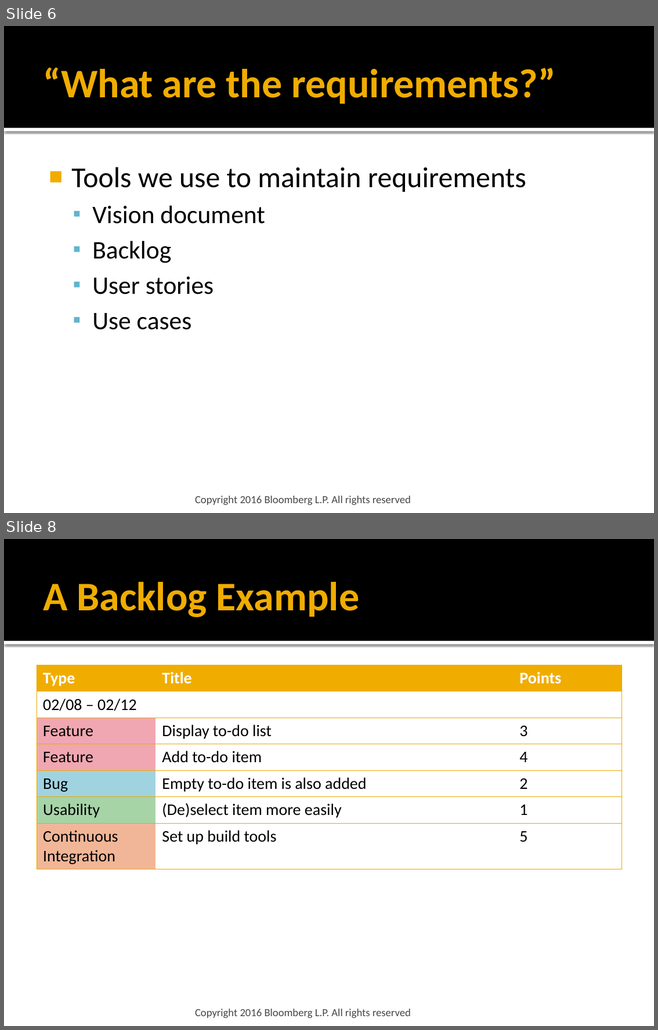
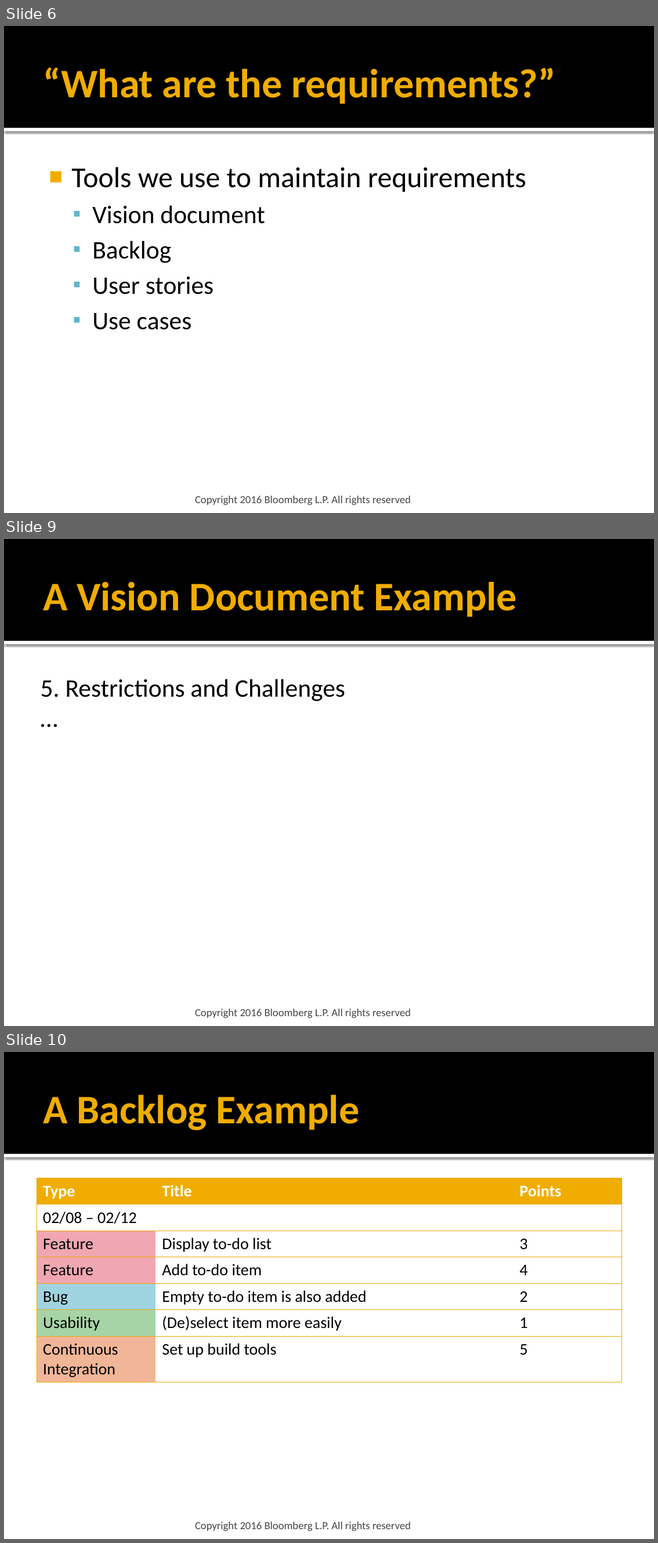
Before and after one commit to szhangpitt/todo-step-by-step, a slide deck: doc/20160210 Real World Web Design and Development.pptx. Shown one above the other, each under a label of ours: slides 6 and 8 before the commit, slides 6, 9 and 10 after it; the slides between them are not shown. The pictures are 658x1030 and 658x1543 pixels, drawn with LibreOffice and Linux fonts; fonts in the diff are those of the drawing. Boxes give left, top, right and bottom in pixels: in the first picture for what was removed or moved away, otherwise in the second. Text is boxed around its words. In the diff, an @@ line names an element or a change of style, - is before the commit and + after.

```diff
--- a/doc/20160210 Real World Web Design and Development.pptx
+++ b/doc/20160210 Real World Web Design and Development.pptx
@@ slide 9 added at [4,539,654,1026], background #FFFFFF; not listed: 2 template elements that a slide beside it also shows @@
@@ title added at [43,582,517,617], 45 pt, text #F0AD00, bold @@
+A Vision Document Example
@@ text added at [41,679,345,701], 28 pt, text #000000 @@
+5. Restrictions and Challenges
+…
@@ text added at [195,1009,411,1018], 12 pt, text #454545 @@
+Copyright 2016 Bloomberg L.P. All rights reserved
@@ what was slide 8 is now slide 10 @@
```
Also in this commit, not shown: 1 slide changed, 3 other slides added, 1 other file.
